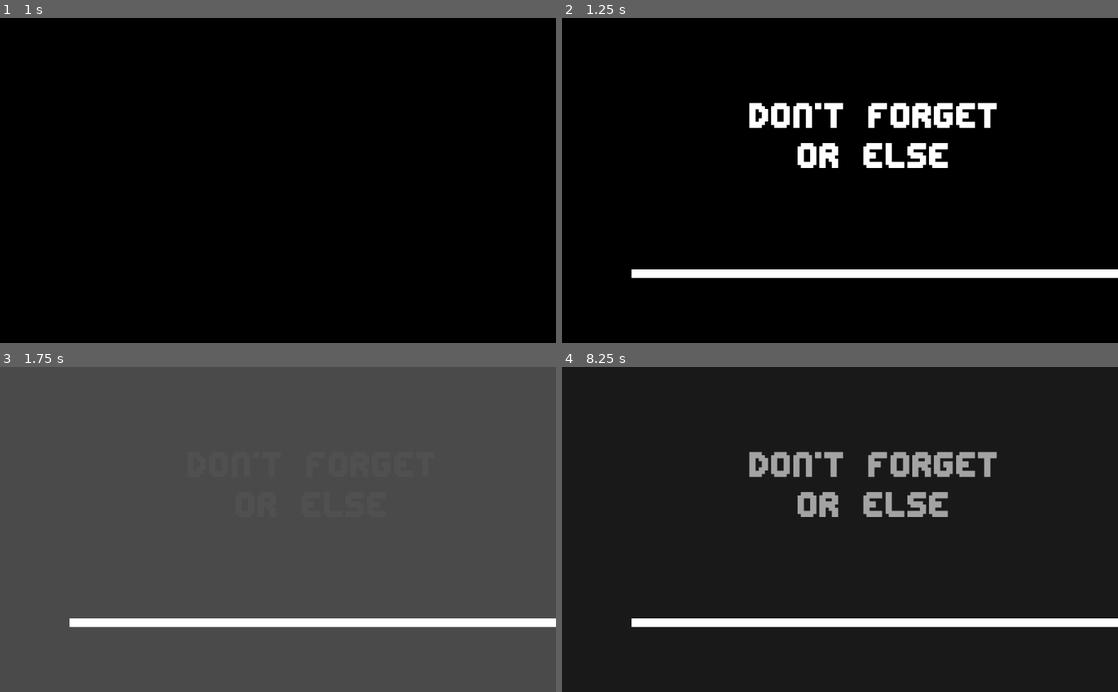
Above: before the commit, frames 1-4 (two rows, left to right).
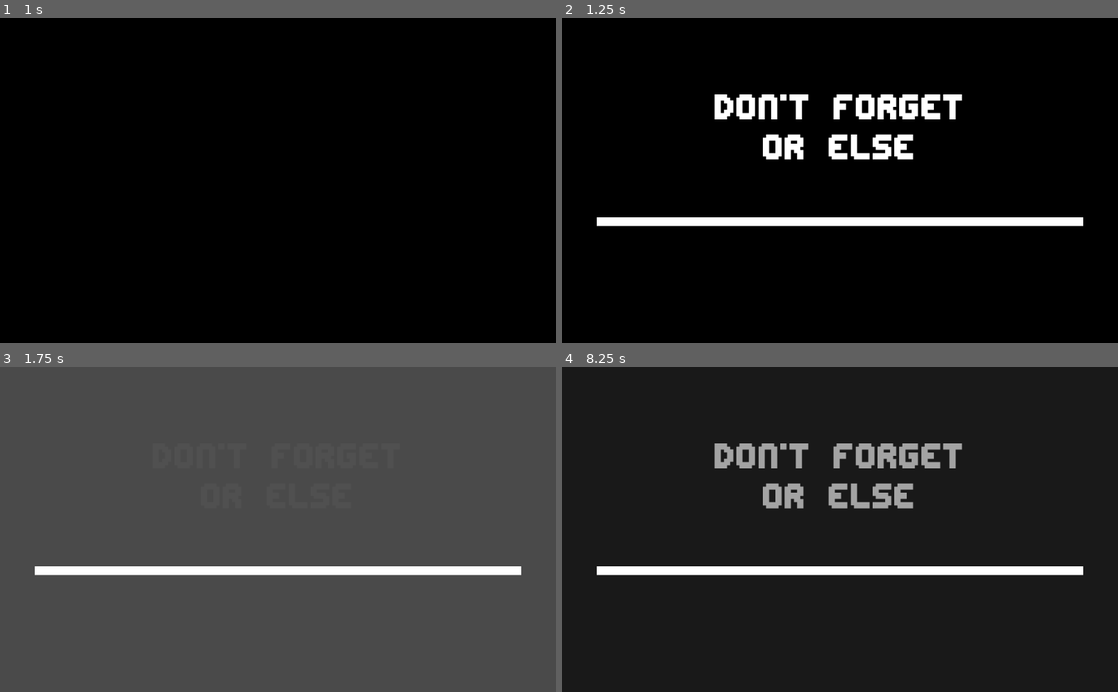
Above: after the commit, the same moments.

Repository: BhagatVedant/don-t-forget-it
Game: Godot game, scene res://main.tscn
The game is run twice, just before and just after one commit, with the same random seed, the same clock (stepped at 60 frames per second) and the same inputs. Sound files missing from this copy of the repository are replaced by a short silence.
Inputs (mouse positions are in pixels of both pictures, inside the frame that each line leads up to):
- Up to frame 1 (1 s): click "Play" at 0.5 s
- Up to frame 2 (1.25 s): no input
- Up to frame 3 (1.75 s): tap Enter (ui_accept) at 1.25 s; move the mouse to (400, 513) at 1.27 s; hold Right (ui_right) from 1.28 s (still down); tap E (dash) at 1.35 s; click (400, 513) at 1.42 s; tap Space (jump) at 1.52 s
- Up to frame 4 (8.25 s): move the mouse to (728, 545) at 2.02 s; tap V every 1.5 s from 2.1 to 6.6 s; tap Space (jump) at 2.27, 3.77, 4.52, 5.27, 6.5, 6.77 s; move the mouse to (895, 458) at 2.77 s; release Right (ui_right) at 2.78 s; hold Left (ui_left) 2.78-3.53 s; tap E (dash) at 2.85, 4.35, 5.85, 8.1 s; move the mouse to (812, 594) at 3.52 s; hold Right (ui_right) 3.53-5.03 s; click (812, 594) at 3.67 s; move the mouse to (1006, 578) at 4.27 s; move the mouse to (673, 480) at 5.02 s; hold Left (ui_left) 5.03-5.78 s; move the mouse to (867, 529) at 5.77 s; hold Right (ui_right) 5.78-6.53 s; click (867, 529) at 5.92 s; move the mouse to (756, 448) at 6.52 s; hold Left (ui_left) 6.53-7.25 s; click "Play" at 7.25 s; move the mouse to (962, 513) at 8.02 s; hold Left (ui_left) from 8.03 s (still down)

Frame 1 is identical in both runs. In frame 2, 9.7% of the frame differs, in the area x 6-100%, y 23-81%; in frame 3, 4.9%; in frame 4, 9.6%.

Commit message:
Adjust UI element positions in intro screen, delete unused room files, update checkpoint timer duration, and add export presets for web platform

Diff:
--- a/castle/intro_ui.tscn
+++ b/castle/intro_ui.tscn
@@ -27,33 +27,33 @@
 color = Color(0, 0, 0, 1)
 
 [node name="ColorRect2" type="ColorRect" parent="."]
-offset_left = 128.0
-offset_top = 464.0
-offset_right = 1024.0
-offset_bottom = 480.0
+offset_left = 64.0
+offset_top = 368.0
+offset_right = 960.0
+offset_bottom = 384.0
 
 [node name="Label" type="Label" parent="."]
-offset_left = 224.0
-offset_top = 144.0
-offset_right = 927.0
-offset_bottom = 304.0
+offset_left = 160.0
+offset_top = 128.0
+offset_right = 863.0
+offset_bottom = 288.0
 text = "Don't Forget
 Or else"
 label_settings = SubResource("LabelSettings_7a463")
 horizontal_alignment = 1
 
 [node name="Label2" type="Label" parent="."]
-offset_left = 352.0
-offset_top = 496.0
-offset_right = 807.0
-offset_bottom = 532.0
+offset_left = 288.0
+offset_top = 416.0
+offset_right = 743.0
+offset_bottom = 452.0
 text = "[Press Any Key To Begin]"
 label_settings = SubResource("LabelSettings_6elq1")
 
 [node name="Label3" type="Label" parent="."]
-offset_top = 304.0
-offset_right = 1152.0
-offset_bottom = 379.0
+offset_top = 288.0
+offset_right = 1024.0
+offset_bottom = 363.0
 text = "Make sure they dont put you back"
 label_settings = SubResource("LabelSettings_drduu")
 horizontal_alignment = 1
--- a/checkpoint.gd
+++ b/checkpoint.gd
@@ -4,7 +4,7 @@
 @onready var sprite_2d = $Sprite2D
 
 @export var checkpoint_level: int = 1  # Which checkpoint level this is (1, 2, etc.)
-@export var timer_duration: float = 5.5  # Time limit for each level
+@export var timer_duration: float = 5  # Time limit for each level
 @export var is_final_checkpoint: bool = false  # Set to true for the last checkpoint
 
 var is_activated = false
Empty file removed: castle/room1.gd
Not shown, removed: castle/room1.gd.uid
Empty file removed: castle/room1.tscn
Not shown, added: export_presets.cfg
